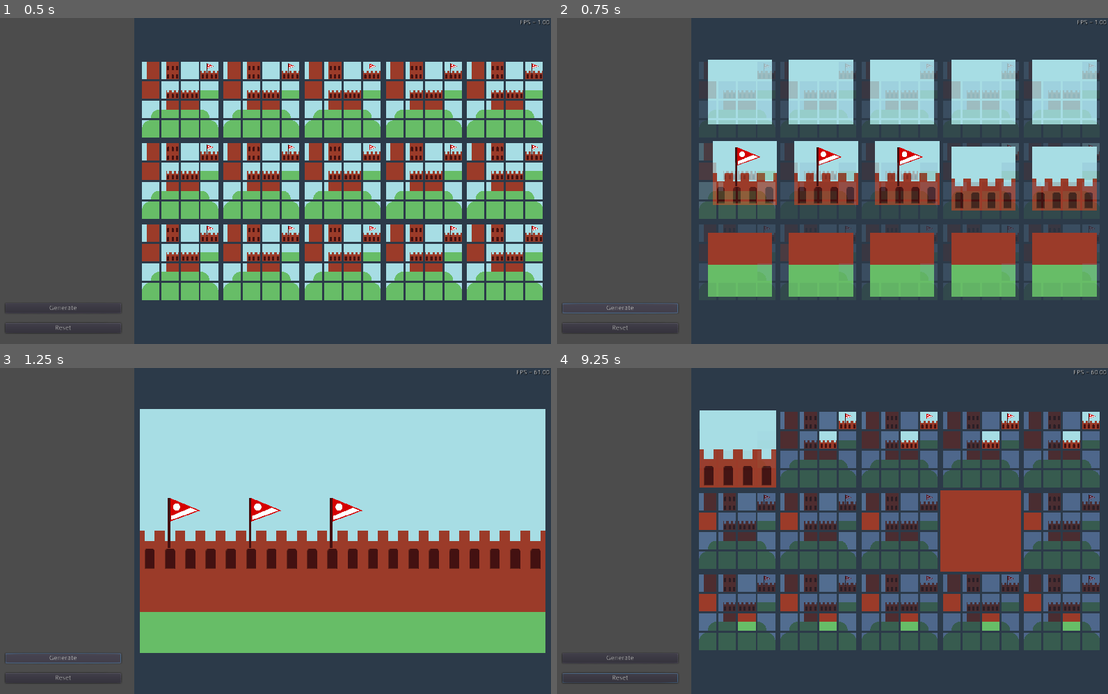
Above: before the commit, frames 1-4 (two rows, left to right).
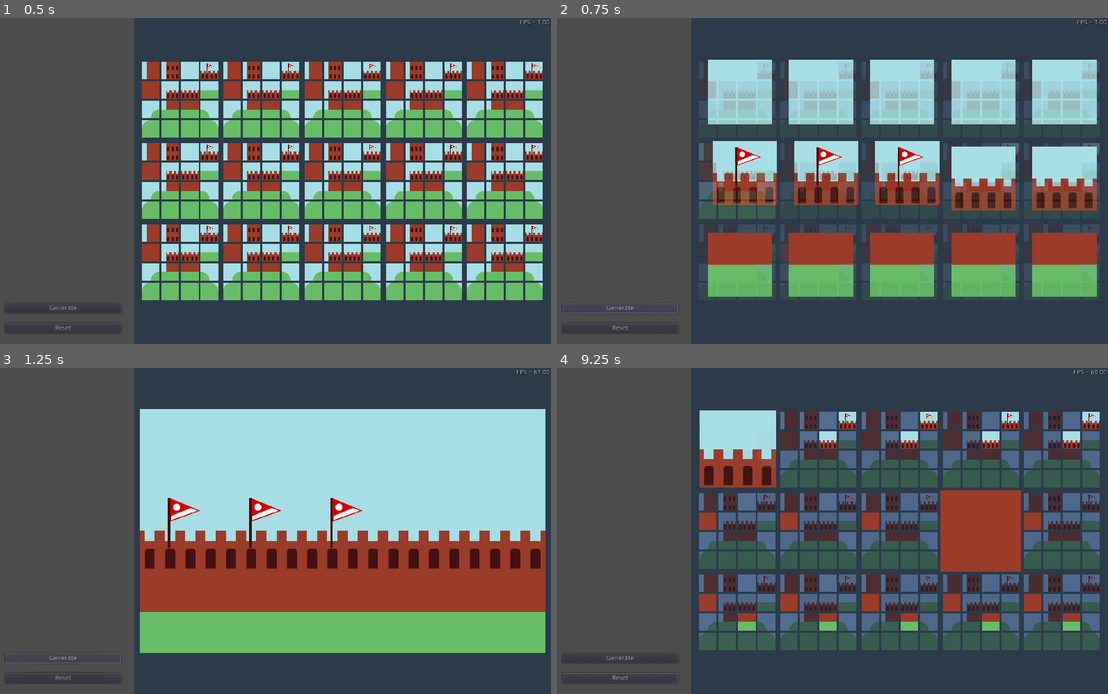
Above: after the commit, the same moments.

Repository: petraszd/vilniuspy-wave-func-collapse-slides
Game: Godot game, scene res://Scenes/Main.tscn
Two runs of this game, one before a commit and one after it. Both use one fixed random seed, a clock stepped at 60 frames per second and the inputs below.
Inputs (mouse positions are in pixels of both pictures, inside the frame that each line leads up to):
- Up to frame 1 (0.5 s): no input
- Up to frame 2 (0.75 s): click "Generate" at 0.5 s
- Up to frame 3 (1.25 s): no input
- Up to frame 4 (9.25 s): click "Generate" at 1.25 s; click "Generate" at 2 s; click "Reset" at 2.75 s; move the mouse to (953, 514) at 3.52 s; click (953, 514) at 3.67 s; move the mouse to (716, 547) at 4.27 s; click (716, 547) at 4.42 s; move the mouse to (887, 459) at 5.02 s; click (887, 459) at 5.17 s; move the mouse to (799, 596) at 5.77 s; click (799, 596) at 5.92 s; move the mouse to (997, 579) at 6.52 s; click (997, 579) at 6.67 s; move the mouse to (661, 482) at 7.27 s; click (661, 482) at 7.42 s; move the mouse to (860, 531) at 8.02 s; click (860, 531) at 8.17 s; move the mouse to (744, 449) at 8.77 s; click (744, 449) at 8.92 s

Frame 1 is identical in both runs. In frame 2, less than 0.1% of the frame differs, in the area x 29-95%, y 39-59%; in frame 3, 0.2%, in the area x 26-91%, y 39-62%; in frame 4, less than 0.1%.

Commit message:
Instant or seq

Diff:
--- a/Scripts/WFC.gd
+++ b/Scripts/WFC.gd
@@ -9,6 +9,8 @@
     FROM_LEFT_TO_RIGHT = 8,
 }
 
+const TRANSITION_ANIM_SPEED = 0.25
+
 func _ready():
     # GLOBAL: ready
     randomize()
--- a/Scripts/WFCCollapser.gd
+++ b/Scripts/WFCCollapser.gd
@@ -7,6 +7,7 @@
 export(int) var num_cols = 1
 export(int) var num_rows = 1
 export(bool) var allow_select_unavailable = false
+export(bool) var is_instant_generation = true
 
 var tile_scene = preload("res://Scenes/WFCTile.tscn")
 var tiles = []
@@ -149,6 +150,9 @@
         if max_num_available == 0:
             break
 
+        if not is_instant_generation:
+            yield(get_tree().create_timer(WFC.TRANSITION_ANIM_SPEED + 0.001), "timeout")
+
         var tile_idx = indexes_with_max[randi() % len(indexes_with_max)]
         tiles[tile_idx].select_random_available_item()
         recursively_update_availability_flags(tile_idx)
--- a/Scripts/WFCTile.gd
+++ b/Scripts/WFCTile.gd
@@ -27,6 +27,7 @@
 const not_available_color = Color(0.6, 0.6, 0.8, 0.6)
 const hovered_color = Color(1.0, 1.0, 1.0, 0.75)
 const available_color = Color.white
+const texture_epsilon = 0.05
 
 onready var tween: Tween = get_node("Tween")
 
@@ -126,11 +127,10 @@
     pos_rect.size.x = size_x0 * (1.0 - anim_t) + size_x1 * anim_t
     pos_rect.size.y = size_y0 * (1.0 - anim_t) + size_y1 * anim_t
 
-    # TODO: find out why texture edges looks stupid
-    tex_rect.position.x = sizes.img_part_w * x + 0.6
-    tex_rect.position.y = sizes.img_part_h * y + 0.6
-    tex_rect.size.x = sizes.img_part_w - 0.6
-    tex_rect.size.y = sizes.img_part_h - 0.6
+    tex_rect.position.x = sizes.img_part_w * x + texture_epsilon
+    tex_rect.position.y = sizes.img_part_h * y + texture_epsilon
+    tex_rect.size.x = sizes.img_part_w - texture_epsilon
+    tex_rect.size.y = sizes.img_part_h - texture_epsilon
     draw_texture_rect_region(image_data.tiles_texture, pos_rect, tex_rect)
 
 func draw_selected_item(x, y):
@@ -139,11 +139,10 @@
     pos_rect.size.x = 1
     pos_rect.size.y = 1
 
-    # TODO: find out why texture edges looks stupid
-    tex_rect.position.x = sizes.img_part_w * x + 0.6
-    tex_rect.position.y = sizes.img_part_h * y + 0.6
-    tex_rect.size.x = sizes.img_part_w - 0.6
-    tex_rect.size.y = sizes.img_part_h - 0.6
+    tex_rect.position.x = sizes.img_part_w * x + texture_epsilon
+    tex_rect.position.y = sizes.img_part_h * y + texture_epsilon
+    tex_rect.size.x = sizes.img_part_w - texture_epsilon
+    tex_rect.size.y = sizes.img_part_h - texture_epsilon
     draw_texture_rect_region(image_data.tiles_texture, pos_rect, tex_rect)
 
 func draw_hover_indicator(x, y):
@@ -222,7 +221,7 @@
     if (
         tween.interpolate_property(
             self, "selected_anim_t",
-            0.0, 1.0, 0.25
+            0.0, 1.0, WFC.TRANSITION_ANIM_SPEED
         ) and
         tween.start()
     ):
@@ -277,7 +276,7 @@
         update()
         not_selected_anim_t = 0.0
         if tween.interpolate_property(
-            self, "not_selected_anim_t", 0.0, 1.0, 0.25,
+            self, "not_selected_anim_t", 0.0, 1.0, WFC.TRANSITION_ANIM_SPEED,
             Tween.TRANS_LINEAR, Tween.EASE_IN_OUT
         ) and tween.start():
             draw_not_selected_tween_animation()
